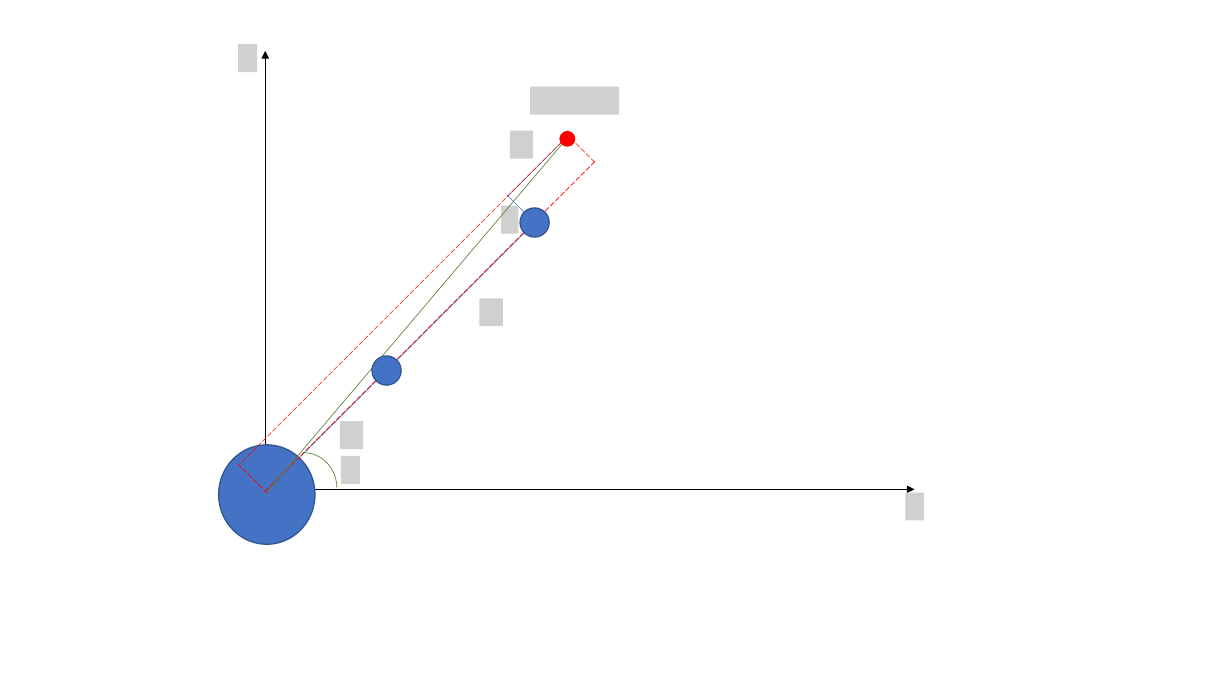
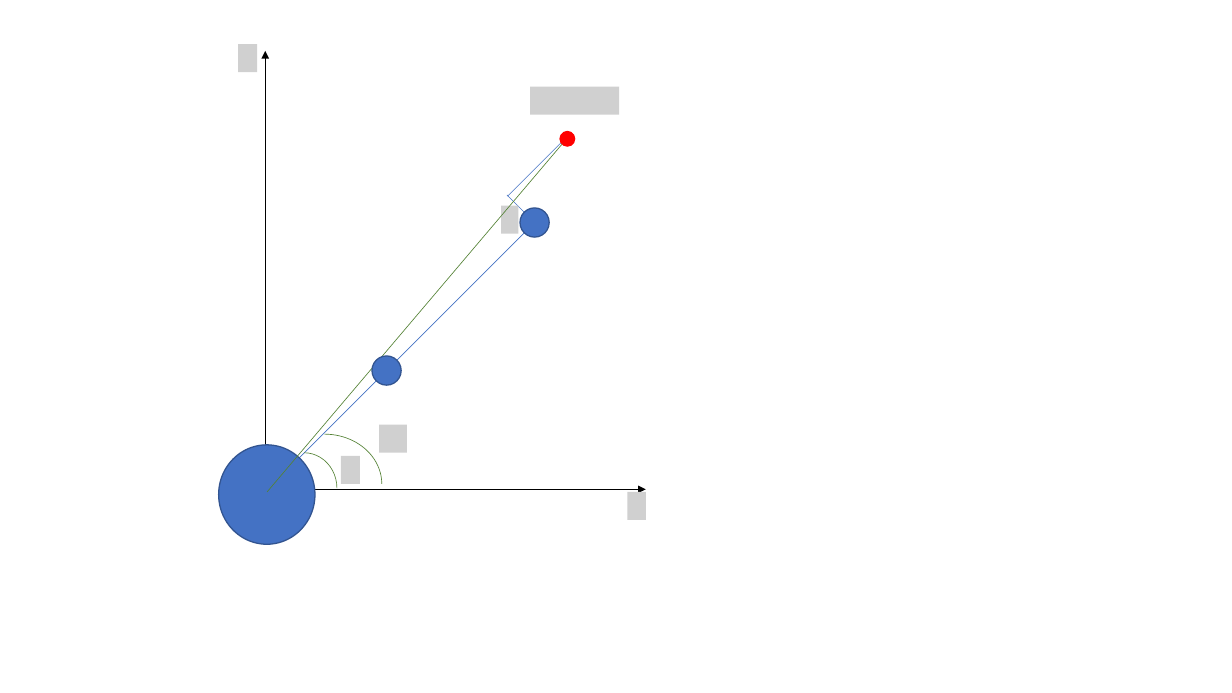
Before and after one commit to fore1806/4R-Manipulator, a slide deck: slide 6 of MATLAB/DIAGRAMA.pptx. Drawn at 1232x693 pixels with LibreOffice and Linux fonts; fonts in the diff are those of the drawing; grey boxes stand for pictures. Boxes give left, top, right and bottom in pixels: in the first picture for what was removed or moved away, otherwise in the second. Text is boxed around its words. In the diff, an @@ line names an element or a change of style, - is before the commit and + after.

```diff
--- a/MATLAB/DIAGRAMA.pptx
+++ b/MATLAB/DIAGRAMA.pptx
@@ line removed from (567, 137) to (238, 466) @@
@@ picture removed at (510,130,533,158) @@
@@ line removed from (595, 163) to (567, 135) @@
@@ line removed from (595, 162) to (264, 492) @@
@@ picture removed at (480,299,503,326) @@
@@ arc (boxed as its full ellipse) added at (267,434,382,534), outline #548235 0.5 pt @@
@@ picture removed at (340,421,363,449) @@
@@ picture added at (379,425,407,453) @@
@@ line removed from (267, 494) to (239, 466) @@
@@ arrow moved from (266, 490) - (915, 490) to (266, 490) - (646, 490) @@
@@ picture added at (628,492,646,519) @@
@@ picture removed at (906,493,924,520) @@
```
Also in this commit, not shown: 2 slides added, 1 other file.
